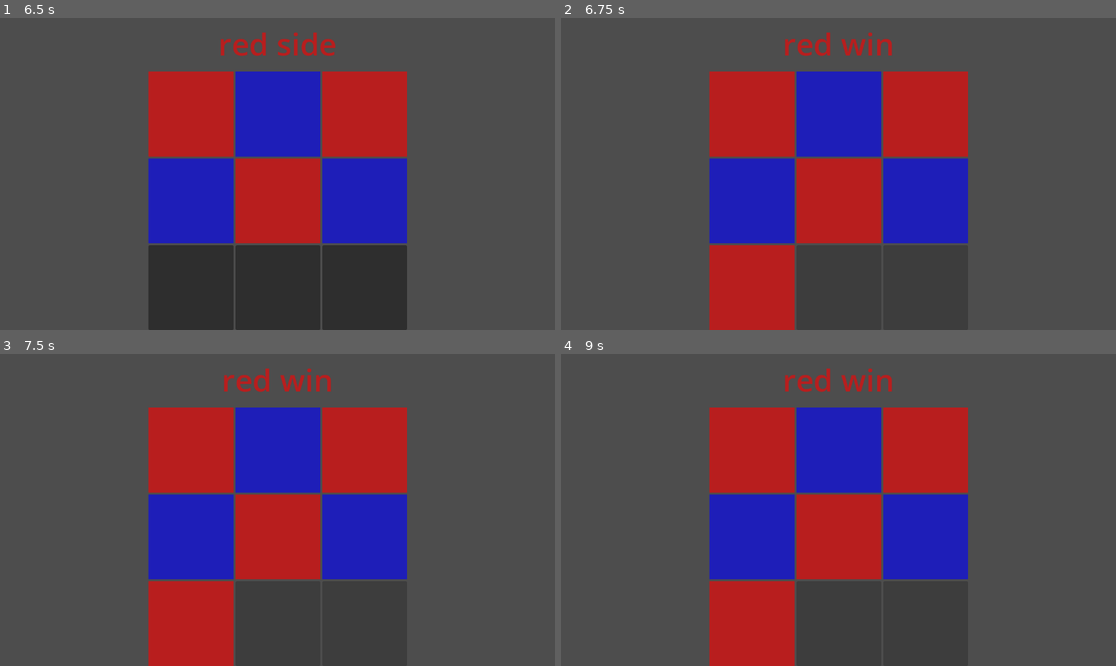
Above: before the commit, frames 1-4 (two rows, left to right).
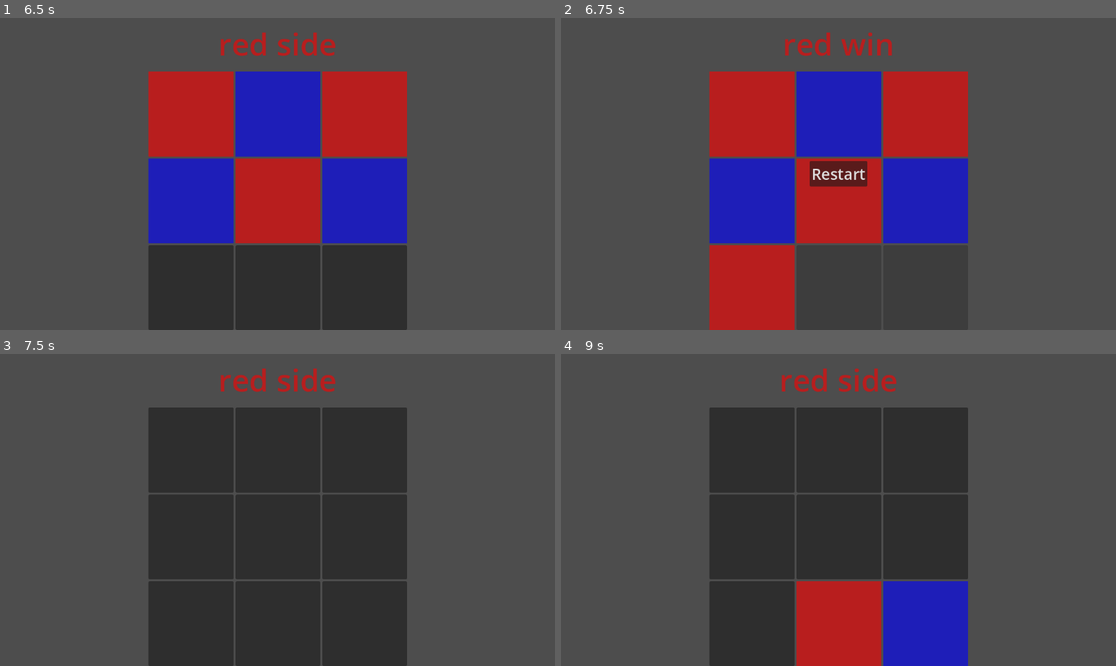
Above: after the commit, the same moments.

Repository: WSQS/godot-little-games
Game: Godot game, scene res://scene/main.tscn
The game is run twice, just before and just after one commit, with the same random seed, the same clock (stepped at 60 frames per second) and the same inputs.
Inputs (mouse positions are in pixels of both pictures, inside the frame that each line leads up to):
- Up to frame 1 (6.5 s): click "Games" at 0.5 s; click "Tic Tac Toe" at 1.25 s; click (188, 114) at 2 s; click (277, 114) at 2.77 s; click (366, 114) at 3.52 s; click (188, 202) at 4.27 s; click (277, 202) at 5.02 s; click (366, 202) at 5.77 s
- Up to frame 2 (6.75 s): click (749, 286) at 6.52 s
- Up to frame 3 (7.5 s): click (277, 510) at 7.25 s, where only the run after the commit has a clickable "Restart"
- Up to frame 4 (9 s): click (838, 622) at 8.02 s; click (927, 622) at 8.77 s

Frame 1 is identical in both runs. In frame 2, 0.9% of the frame differs, in the area x 44-56%, y 45-55%; in frame 3, 30%; in frame 4, 38%, in the area x 26-74%, y 4-100%.

Commit message:
feat: add restart button

Diff:
--- a/games/tic-tac-toe/scene/main.tscn
+++ b/games/tic-tac-toe/scene/main.tscn
@@ -4,6 +4,7 @@
 [ext_resource type="Script" uid="uid://b6fpel8fkt24q" path="res://games/tic-tac-toe/script/sign.gd" id="1_wp4xf"]
 [ext_resource type="PackedScene" uid="uid://dkh0e482cnitk" path="res://games/tic-tac-toe/scene/board.tscn" id="2_v0l8b"]
 [ext_resource type="PackedScene" uid="uid://ctq0qrxx1umbd" path="res://games/tic-tac-toe/scene/cell.tscn" id="3_l2kmv"]
+[ext_resource type="Script" uid="uid://fv5ko4lp72e5" path="res://games/tic-tac-toe/script/restart_button.gd" id="5_n1m4w"]
 
 [node name="Main" type="Control" unique_id=1397094361]
 layout_direction = 1
@@ -42,5 +43,20 @@
 layout_mode = 2
 cell = ExtResource("3_l2kmv")
 
+[node name="CenterContainer" type="CenterContainer" parent="." unique_id=433714733]
+visible = false
+layout_mode = 1
+anchors_preset = 15
+anchor_right = 1.0
+anchor_bottom = 1.0
+grow_horizontal = 2
+grow_vertical = 2
+
+[node name="RestartButton" type="Button" parent="CenterContainer" unique_id=153336019]
+layout_mode = 2
+text = "Restart"
+script = ExtResource("5_n1m4w")
+
 [connection signal="on_finish" from="VBoxContainer/AspectRatioContainer/Board" to="VBoxContainer/Sign" method="_on_board_on_finish"]
+[connection signal="on_finish" from="VBoxContainer/AspectRatioContainer/Board" to="CenterContainer/RestartButton" method="_on_board_on_finish"]
 [connection signal="on_side" from="VBoxContainer/AspectRatioContainer/Board" to="VBoxContainer/Sign" method="_on_board_on_side"]
--- /dev/null
+++ b/games/tic-tac-toe/script/restart_button.gd
@@ -0,0 +1,19 @@
+extends Button
+
+@onready var center_container: CenterContainer = $".."
+
+# Called when the node enters the scene tree for the first time.
+func _ready() -> void:
+	pass # Replace with function body.
+
+
+# Called every frame. 'delta' is the elapsed time since the previous frame.
+func _process(delta: float) -> void:
+	pass
+
+func _pressed() -> void:
+	get_tree().reload_current_scene()
+
+
+func _on_board_on_finish(winner: GameEnum.BoardSide) -> void:
+	center_container.visible = true
Not shown, added: games/tic-tac-toe/script/restart_button.gd.uid
